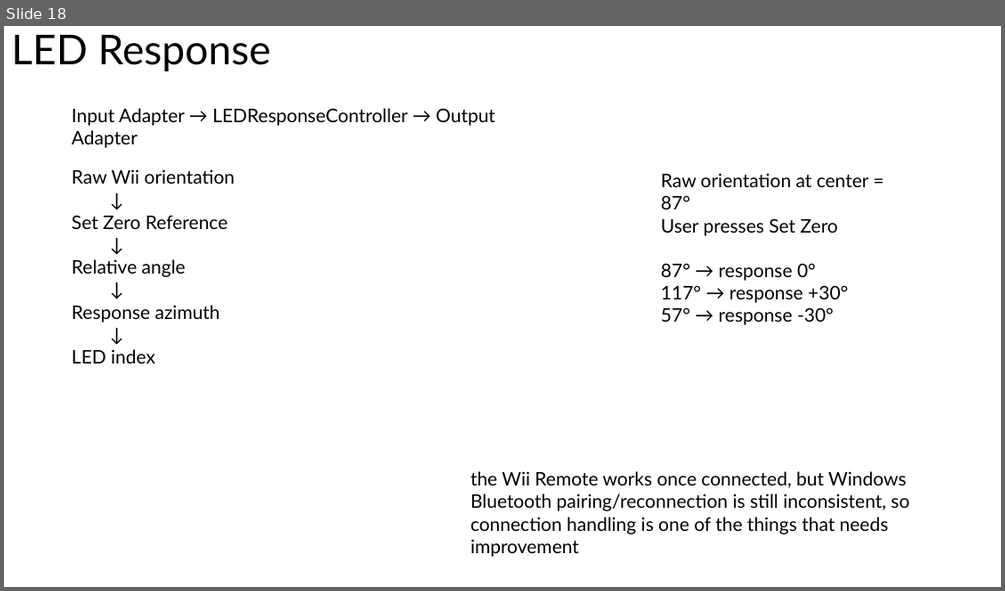
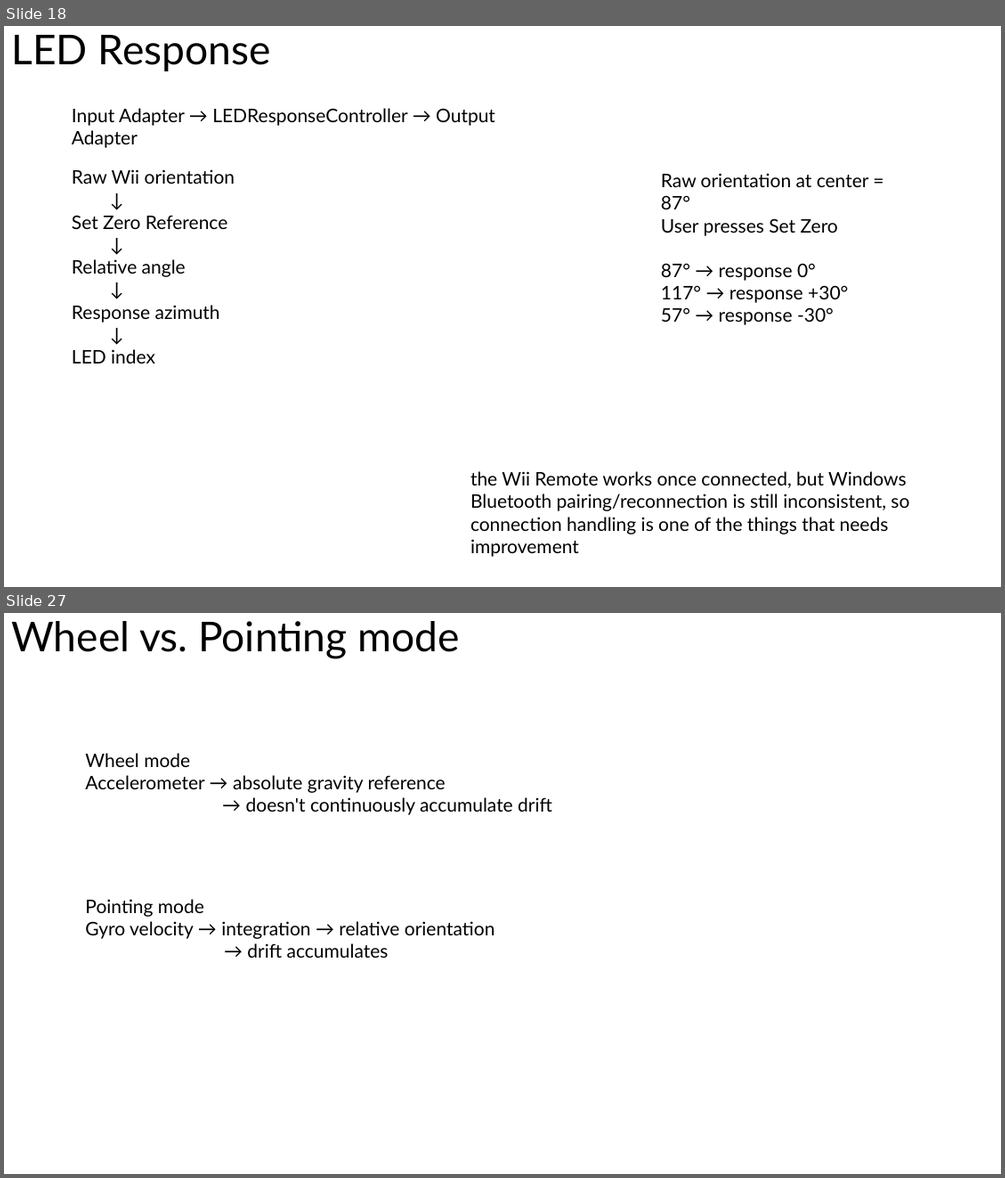
Before and after one commit to Won-Jang/VisualTrackingCore, a slide deck: docs/doc.pptx. Shown one above the other, each under a label of ours: slide 18 before the commit, slides 18 and 27 after it; the slides between them are not shown. The pictures are 1005x591 and 1005x1178 pixels, drawn with LibreOffice and Linux fonts; fonts in the diff are those of the drawing. Boxes give left, top, right and bottom in pixels: in the first picture for what was removed or moved away, otherwise in the second. Text is boxed around its words. In the diff, an @@ line names an element or a change of style, - is before the commit and + after.

```diff
--- a/docs/doc.pptx
+++ b/docs/doc.pptx
@@ slide 27 added at (4, 613, 1001, 1174), background #FFFFFF @@
@@ title added at (11, 621, 460, 659), 39.6 pt, text #000000 @@
+Wheel vs. Pointing mode
@@ text added at (85, 753, 552, 815), 18 pt, text #000000 @@
+Wheel mode
+Accelerometer → absolute gravity reference
+→ doesn't continuously accumulate drift
@@ text added at (85, 899, 495, 957), 18 pt, text #000000 @@
+Pointing mode
+Gyro velocity → integration → relative orientation
+→ drift accumulates
```
Also in this commit, not shown: 11 other slides added, 4 slides removed.
